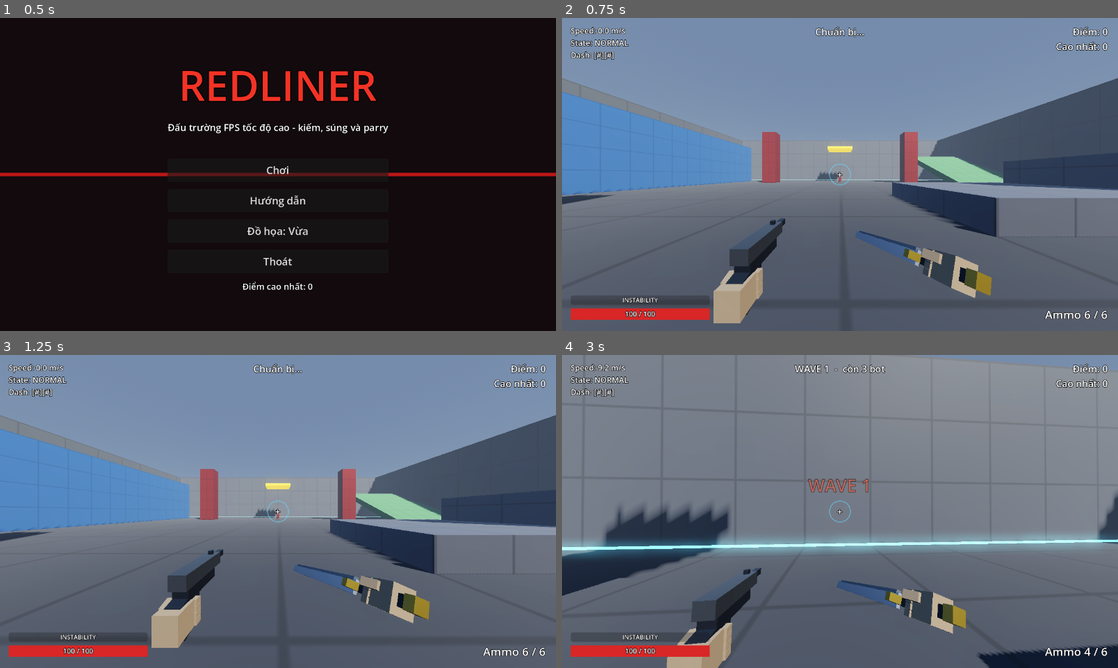
Above: before the commit, frames 1-4 (two rows, left to right).
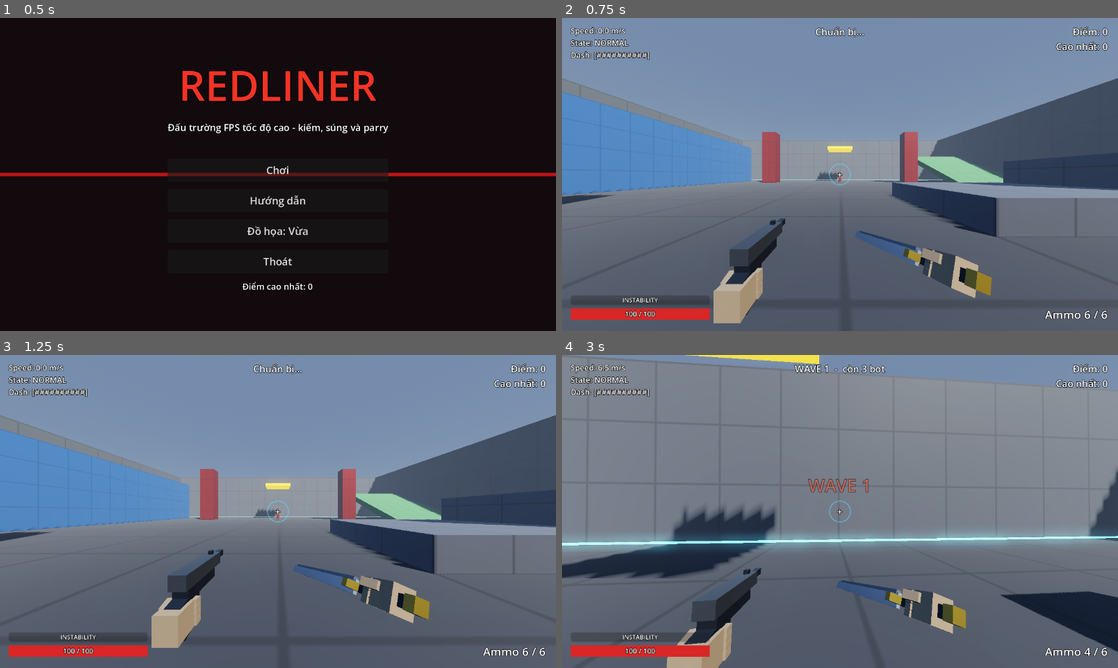
Above: after the commit, the same moments.

Repository: halo07-pixel/redliner
Game: Godot game, scene res://scenes/menu.tscn
Same seed, same stepped clock (60 frames per second), same inputs: the game is played once before the commit and once after it.
Inputs (mouse positions are in pixels of both pictures, inside the frame that each line leads up to):
- Up to frame 1 (0.5 s): no input
- Up to frame 2 (0.75 s): click "Chơi" at 0.5 s
- Up to frame 3 (1.25 s): no input
- Up to frame 4 (3 s): move the mouse to (867, 511) at 1.27 s; hold Right mouse button (grapple) 1.28-2.03 s; hold W (move_forward) from 1.28 s (still down); tap Shift (dash) at 1.35 s; click (867, 511) at 1.42 s; tap Space (jump) at 1.52, 1.82, 2.27, 2.57 s; move the mouse to (812, 511) at 2.02 s; right-click (812, 511) at 2.1 s; tap E (shoot) at 2.3 s; move the mouse to (851, 505) at 2.77 s; hold E (shoot) from 2.78 s (still down)

Frame 1 is identical in both runs. In frame 2, 0.2% of the frame differs, in the area x 7-16%, y 10-14%; in frame 3, 0.2%; in frame 4, 12%, in the area x 0-100%, y 0-100%.

Commit message:
feat(m9): slide boost/hop, stamina dash, grapple redirect, ground slam, recoil movement
Co-Authored-By: Claude Sonnet 5.5 <noreply@anthropic.com>
Claude-Session: https://claude.ai/code/session_011ynLRm6gcKnw9wzzKe29Zc

Diff:
--- a/scripts/global.gd
+++ b/scripts/global.gd
@@ -225,13 +225,19 @@
 	# --- Slide ---
 	"slide_min_speed": 6.0,  # phải chạy nhanh hơn mức này mới trượt được
 	"slide_boost": 4.0,      # cú đẩy khi bắt đầu trượt (m/s)
+	"slide_boost_cooldown": 1.0, # giây tối thiểu giữa 2 cú đẩy (chống spam trượt)
+	"slide_hop_boost": 2.5,  # nhảy ngay lúc đang trượt: cộng thêm tốc độ ngang (m/s)
+	"slide_hop_max_speed": 26.0, # slide hop không cộng nếu đã nhanh hơn mức này
 	"slide_friction": 0.2,   # ma sát rất nhỏ khi trượt (tỉ lệ theo tốc độ, 1/giây)
 	"slide_end_speed": 2.5,  # chậm hơn mức này thì tự đứng dậy
 	"slide_steer": 5.0,      # khả năng bẻ hướng khi trượt
 	# --- Dash ---
 	"dash_impulse": 18.0,    # m/s cộng thêm vào vận tốc hiện tại
-	"dash_max_charges": 2,
-	"dash_recharge": 1.5,    # giây hồi 1 lần dash
+	"dash_stamina_max": 100.0, # dash dùng thanh stamina; 1 charge hiển thị = dash_cost stamina
+	"dash_cost": 50.0,
+	"dash_max_charges": 2,   # = dash_stamina_max / dash_cost (dùng cho HUD)
+	"dash_regen": 50.0,      # stamina/giây
+	"dash_regen_delay": 0.25, # giây sau mỗi cú dash thanh mới bắt đầu hồi
 	"dash_cooldown": 0.25,   # giây tối thiểu giữa 2 lần dash
 	# --- Wallrun ---
 	"wall_ray": 1.0,         # tầm dò tường hai bên (m)
@@ -250,6 +256,21 @@
 	"grapple_stop_dist": 2.5,    # tới gần điểm móc thì thả
 	"grapple_max_time": 3.0,
 	"grapple_cooldown": 0.5,
+	"grapple_redirect_blend": 0.7, # nhả móc: tỉ lệ vận tốc được xoay theo hướng nhìn (giữ nguyên độ lớn)
+	"grapple_release_boost": 3.0,  # + m/s dọc hướng nhìn khi nhả móc (redirect)
+	# --- Ground slam ---
+	"slam_min_height": 2.0,  # phải cách mặt đất ít nhất chừng này mới slam được
+	"slam_speed": 42.0,      # tốc độ lao xuống
+	"slam_radius": 5.0,
+	"slam_damage": 25.0,
+	"slam_stagger": 1.0,     # giây địch bị choáng
+	"slam_bounce": 0.25,     # tỉ lệ vận tốc rơi chuyển thành nảy lên
+	"slam_bounce_max": 11.0,
+	"slam_cooldown": 1.0,
+	"slam_air_steer": 2.0,
+	# --- Recoil movement ---
+	"recoil_impulse": 6.0,   # bắn trên không đẩy ngược hướng nòng (m/s)
+	"recoil_max_speed": 30.0, # không cộng nếu đã nhanh hơn mức này
 }
 
 
@@ -319,6 +340,7 @@
 	_add_key("jump", KEY_SPACE)
 	_add_key("slide", KEY_CTRL)
 	_add_key("dash", KEY_SHIFT)
+	_add_key("slam", KEY_C)
 	_add_mouse("grapple", MOUSE_BUTTON_RIGHT)
 	_add_mouse("attack", MOUSE_BUTTON_LEFT)
 	_add_key("shoot", KEY_E)
--- a/scripts/hud.gd
+++ b/scripts/hud.gd
@@ -167,7 +167,7 @@
 	set_wave(0, 0)
 	set_speed(0.0)
 	set_state("NORMAL")
-	set_dash(2, 2)
+	set_stamina(100.0, 100.0)
 	set_health(100.0, 100.0)
 	set_ammo(6, 6)
 
@@ -178,6 +178,12 @@
 
 func set_state(state_name: String) -> void:
 	_state_label.text = "State: %s" % state_name
+
+
+## Thanh stamina dash (10 ô); mỗi dash tốn dash_cost, hồi dần sau độ trễ ngắn.
+func set_stamina(value: float, maximum: float) -> void:
+	var n: int = int(round(10.0 * value / maximum))
+	_dash_label.text = "Dash: [" + "#".repeat(n) + "-".repeat(10 - n) + "]"
 
 
 func set_dash(charges: int, max_charges: int) -> void:
--- a/scripts/main.gd
+++ b/scripts/main.gd
@@ -35,7 +35,8 @@
 	player.speed_changed.connect(hud.set_speed)
 	player.state_changed.connect(hud.set_state)
 	player.state_changed.connect(_on_state_changed)
-	player.dash_charges_changed.connect(hud.set_dash)
+	player.stamina_changed.connect(hud.set_stamina)
+	player.slammed.connect(_on_slammed)
 	player.dash_charges_changed.connect(_on_dash_charges)
 
 	# --- Chiến đấu -> HUD / âm thanh / hiệu ứng
@@ -184,6 +185,12 @@
 	Global.hitstop(0.08)
 
 
+func _on_slammed(pos: Vector3, _radius: float) -> void:
+	Sfx.play("clash")
+	Fx.sparks(self, pos + Vector3(0.0, 0.2, 0.0), Color(1.0, 0.7, 0.3))
+	Global.hitstop(0.06)
+
+
 func _on_destabilized(active: bool) -> void:
 	hud.set_destabilized(active)
 	if active:
--- a/scripts/menu.gd
+++ b/scripts/menu.gd
@@ -64,7 +64,8 @@
 		"Ctrl  -  trượt (chạy nhanh + Ctrl; xuống dốc càng nhanh)",
 		"Shift  -  dash (2 lần, tự hồi)",
 		"Chạy sát tường khi đang trên không  -  bám tường (Space để bật ra)",
-		"Chuột phải  -  móc (grapple) vào bề mặt, giữ để kéo",
+		"Chuột phải  -  móc (grapple) vào bề mặt, giữ để kéo; nhả ra để bẻ hướng theo ống ngắm",
+		"C (trên không)  -  GROUND SLAM: lao xuống, chạm đất gây sốc và nảy lên;  bắn trên không đẩy lùi bạn",
 		"Chuột trái  -  chém kiếm        E  -  bắn súng        R  -  nạp đạn",
 		"F  -  PARRY: đúng lúc thì phản đạn về người bắn, đòn kiếm làm địch choáng",
 		"Hai kiếm chạm nhau  -  CLASH: cả hai bị đẩy lùi",
--- a/scripts/player.gd
+++ b/scripts/player.gd
@@ -6,11 +6,13 @@
 signal speed_changed(speed: float)
 signal state_changed(state_name: String)
 signal dash_charges_changed(charges: int, max_charges: int)
+signal stamina_changed(value: float, maximum: float)
+signal slammed(position: Vector3, radius: float)
 signal grapple_started(point: Vector3)
 signal grapple_ended
 signal died
 
-enum State { NORMAL, SLIDE, WALLRUN, GRAPPLE }
+enum State { NORMAL, SLIDE, WALLRUN, GRAPPLE, SLAM }
 const BODY_LAYER: int = 2 # render layer 2 (bit thứ hai): thân người chơi
 
 const STAND_HEIGHT: float = 1.8
@@ -23,16 +25,27 @@
 var want_slide: bool = false
 var want_dash: bool = false     # xung 1 lần, được tiêu thụ khi dash
 var want_grapple: bool = false  # giữ
+var want_slam: bool = false     # xung 1 lần, được tiêu thụ khi slam
 var use_input: bool = true
 
 var state: State = State.NORMAL
 var dead: bool = false
-var dash_charges: int = 0
+var dash_stamina: float = 0.0
+## Số charge dash hiển thị = stamina / dash_cost (gán trực tiếp được: đặt stamina tương ứng).
+var dash_charges: int:
+	get:
+		return int(floor(dash_stamina / float(Global.PLAYER["dash_cost"]) + 0.0001))
+	set(v):
+		dash_stamina = float(v) * float(Global.PLAYER["dash_cost"])
 
 var _pitch: float = 0.0
 var _last_speed: float = -1.0
 var _dash_cd: float = 0.0
-var _dash_recharge_t: float = 0.0
+var _regen_delay_t: float = 0.0
+var _last_charges: int = -1
+var _slide_boost_cd: float = 0.0
+var _slam_cd: float = 0.0
+var _slam_start_y: float = 0.0
 var _wall_lockout: float = 0.0
 var _wall_time: float = 0.0
 var _wall_normal: Vector3 = Vector3.ZERO
@@ -97,6 +110,7 @@
 	parry.parried.connect(func(_h): instability.lose(Global.INSTABILITY["parry_relief"]))
 	melee.hit_landed.connect(func(_hb, landed): if landed: instability.lose(Global.INSTABILITY["hit_relief"]))
 	instability.destabilized_changed.connect(_on_destabilized)
+	combat.shot_fired.connect(_on_shot_recoil)
 
 
 func _unhandled_input(event: InputEvent) -> void:
@@ -131,6 +145,8 @@
 	want_grapple = Input.is_action_pressed("grapple")
 	if Input.is_action_just_pressed("dash"):
 		want_dash = true
+	if Input.is_action_just_pressed("slam"):
+		want_slam = true
 	combat.want_attack = Input.is_action_pressed("attack")
 	combat.want_shoot = Input.is_action_pressed("shoot")
 	if Input.is_action_just_pressed("parry"):
@@ -143,6 +159,7 @@
 		want_slide = false
 		want_grapple = false
 		want_dash = false
+		want_slam = false
 		combat.want_attack = false
 		combat.want_shoot = false
 		combat.want_parry = false
@@ -171,8 +188,8 @@
 	parry.locked = active
 	if active:
 		melee.stagger(float(Global.INSTABILITY["destabilized_time"]))
-		dash_charges = 0
-		dash_charges_changed.emit(dash_charges, Global.PLAYER["dash_max_charges"])
+		dash_stamina = 0.0
+		_emit_dash()
 		_shake = maxf(_shake, 0.1)
 
 
@@ -197,6 +214,7 @@
 	_tick_timers(delta)
 	_try_dash()
 	_try_start_grapple()
+	_try_slam()
 
 	match state:
 		State.NORMAL:
@@ -207,8 +225,12 @@
 			_move_wallrun(delta)
 		State.GRAPPLE:
 			_move_grapple(delta)
+		State.SLAM:
+			_move_slam(delta)
 
 	move_and_slide()
+	if state == State.SLAM and is_on_floor():
+		_land_slam()
 	_animate_body(delta)
 
 	if not dead:
@@ -255,19 +277,26 @@
 	_dash_cd = maxf(_dash_cd - delta, 0.0)
 	_wall_lockout = maxf(_wall_lockout - delta, 0.0)
 	_grapple_cd = maxf(_grapple_cd - delta, 0.0)
-	var max_c: int = Global.PLAYER["dash_max_charges"]
-	if dash_charges < max_c and not instability.destabilized:
-		_dash_recharge_t -= delta
-		if _dash_recharge_t <= 0.0:
-			dash_charges += 1
-			_dash_recharge_t = Global.PLAYER["dash_recharge"]
-			dash_charges_changed.emit(dash_charges, max_c)
+	_slide_boost_cd = maxf(_slide_boost_cd - delta, 0.0)
+	_slam_cd = maxf(_slam_cd - delta, 0.0)
+	var cfg: Dictionary = Global.PLAYER
+	_regen_delay_t = maxf(_regen_delay_t - delta, 0.0)
+	if dash_stamina < float(cfg["dash_stamina_max"]) and _regen_delay_t <= 0.0 and not instability.destabilized:
+		dash_stamina = minf(dash_stamina + float(cfg["dash_regen"]) * delta, float(cfg["dash_stamina_max"]))
+		_emit_dash()
+
+
+func _emit_dash() -> void:
+	stamina_changed.emit(dash_stamina, Global.PLAYER["dash_stamina_max"])
+	if dash_charges != _last_charges:
+		_last_charges = dash_charges
+		dash_charges_changed.emit(dash_charges, Global.PLAYER["dash_max_charges"])
 
 
 func _try_dash() -> void:
 	var wants: bool = want_dash
 	want_dash = false # xung 1 lần
-	if not wants or dash_charges <= 0 or _dash_cd > 0.0:
+	if not wants or dash_stamina < float(Global.PLAYER["dash_cost"]) or _dash_cd > 0.0:
 		return
 	var dir: Vector3 = _wish_dir()
 	if dir == Vector3.ZERO:
@@ -278,14 +307,12 @@
 	var imp: float = Global.PLAYER["dash_impulse"]
 	velocity.x += dir.x * imp
 	velocity.z += dir.z * imp
-	var max_c: int = Global.PLAYER["dash_max_charges"]
-	if dash_charges == max_c:
-		_dash_recharge_t = Global.PLAYER["dash_recharge"]
-	dash_charges -= 1
+	dash_stamina -= float(Global.PLAYER["dash_cost"])
+	_regen_delay_t = Global.PLAYER["dash_regen_delay"]
 	_dash_cd = Global.PLAYER["dash_cooldown"]
 	_shake = maxf(_shake, 0.02)
 	_dash_anim_t = float(Global.ANIM["dash_time"])
-	dash_charges_changed.emit(dash_charges, max_c)
+	_emit_dash()
 
 
 # ------------------------------------------------------------------ NORMAL
@@ -354,7 +381,9 @@
 func _enter_slide() -> void:
 	var cfg: Dictionary = Global.PLAYER
 	var dir := Vector3(velocity.x, 0.0, velocity.z).normalized()
-	velocity += dir * float(cfg["slide_boost"])
+	if _slide_boost_cd <= 0.0:
+		velocity += dir * float(cfg["slide_boost"])
+		_slide_boost_cd = cfg["slide_boost_cooldown"]
 	_set_crouch(true)
 	_set_state(State.SLIDE)
 
@@ -377,6 +406,10 @@
 
 	if want_jump and _can_stand():
 		velocity.y = cfg["jump_velocity"]
+		# Slide hop: nhảy ngay khi đang trượt giữ trọn động lượng và được cộng thêm một chút.
+		if horizontal_speed() < float(cfg["slide_hop_max_speed"]):
+			var hop_dir := Vector3(velocity.x, 0.0, velocity.z).normalized()
+			velocity += hop_dir * float(cfg["slide_hop_boost"])
 		_exit_slide()
 		return
 
@@ -494,7 +527,11 @@
 	_grapple_time += delta
 	var to: Vector3 = _grapple_point - head.global_position
 	var dist: float = to.length()
-	if not want_grapple or dist < float(cfg["grapple_stop_dist"]) or _grapple_time > float(cfg["grapple_max_time"]):
+	if not want_grapple:
+		_release_redirect() # tự nhả: xoay vận tốc theo hướng nhìn thay vì giữ nguyên hướng kéo
+		_end_grapple()
+		return
+	if dist < float(cfg["grapple_stop_dist"]) or _grapple_time > float(cfg["grapple_max_time"]):
 		_end_grapple() # thả ra: giữ nguyên quán tính hiện tại
 		return
 	var dir: Vector3 = to / dist
@@ -505,3 +542,77 @@
 		velocity += dir * pull * delta
 	velocity.y -= float(cfg["gravity"]) * 0.4 * delta
 	_accelerate(_wish_dir(), cfg["walk_speed"], cfg["air_accel"], delta)
+
+
+## Nhả móc chủ động: xoay vận tốc về hướng nhìn (giữ độ lớn) + cộng một chút dọc hướng nhìn.
+func _release_redirect() -> void:
+	var cfg: Dictionary = Global.PLAYER
+	var speed: float = velocity.length()
+	if speed < 8.0:
+		return
+	var look: Vector3 = -head.global_transform.basis.z
+	var blended: Vector3 = velocity.lerp(look * speed, float(cfg["grapple_redirect_blend"]))
+	velocity = blended.normalized() * speed + look * float(cfg["grapple_release_boost"])
+
+
+# ------------------------------------------------------------------ SLAM
+
+func _height_above_ground() -> float:
+	var q := PhysicsRayQueryParameters3D.create(global_position, global_position + Vector3.DOWN * 60.0, Global.L_WORLD)
+	q.exclude = [get_rid()]
+	var hit: Dictionary = get_world_3d().direct_space_state.intersect_ray(q)
+	return 999.0 if hit.is_empty() else global_position.y - hit["position"].y
+
+
+func _try_slam() -> void:
+	var wants: bool = want_slam
+	want_slam = false # xung 1 lần
+	if not wants or dead or _slam_cd > 0.0 or is_on_floor() or state == State.SLAM or state == State.WALLRUN:
+		return
+	if _height_above_ground() < float(Global.PLAYER["slam_min_height"]):
+		return
+	if state == State.GRAPPLE:
+		_end_grapple()
+	if state == State.SLIDE:
+		_exit_slide()
+	_slam_start_y = global_position.y
+	_set_state(State.SLAM)
+
+
+func _move_slam(delta: float) -> void:
+	var cfg: Dictionary = Global.PLAYER
+	velocity.y = -float(cfg["slam_speed"])
+	velocity.x = move_toward(velocity.x, 0.0, 30.0 * delta)
+	velocity.z = move_toward(velocity.z, 0.0, 30.0 * delta)
+	_accelerate(_wish_dir(), cfg["slam_air_steer"], cfg["air_accel"], delta)
+
+
+## Chạm đất: sóng xung kích gây sát thương + choáng bot gần đó, người chơi nảy lên theo độ cao rơi.
+func _land_slam() -> void:
+	var cfg: Dictionary = Global.PLAYER
+	var fallen: float = _slam_start_y - global_position.y
+	var radius: float = cfg["slam_radius"]
+	for b in get_tree().get_nodes_in_group("bots"):
+		if b.dead:
+			continue
+		var to: Vector3 = b.global_position - global_position
+		if to.length() > radius:
+			continue
+		var dir: Vector3 = to.normalized() if to.length() > 0.01 else Vector3.FORWARD
+		b.hurtbox.take_hit({"damage": float(cfg["slam_damage"]), "kind": "slam", "source": self, "direction": dir})
+		b.melee.stagger(float(cfg["slam_stagger"]))
+	velocity.y = minf(float(cfg["slam_speed"]) * float(cfg["slam_bounce"]) + fallen * 0.1, float(cfg["slam_bounce_max"]))
+	_slam_cd = cfg["slam_cooldown"]
+	_shake = maxf(_shake, 0.08)
+	_set_state(State.NORMAL)
+	slammed.emit(global_position, radius)
+
+
+## Recoil movement: bắn khi đang trên không đẩy người chơi ngược hướng nòng.
+func _on_shot_recoil(from: Vector3, to: Vector3) -> void:
+	if is_on_floor() or state == State.SLAM:
+		return
+	if velocity.length() > float(Global.PLAYER["recoil_max_speed"]):
+		return
+	var dir: Vector3 = (to - from).normalized()
+	velocity -= dir * float(Global.PLAYER["recoil_impulse"])
--- /dev/null
+++ b/tools/screenshots/shoot_m9.gd
@@ -0,0 +1,53 @@
+extends SceneTree
+## Chụp HUD stamina dash và cú ground slam (cần cửa sổ, ví dụ dưới Xvfb):
+##   xvfb-run -a -s "-screen 0 1280x720x24" godot --path . -s tools/screenshots/shoot_m9.gd -- docs/screenshots
+
+var out_dir: String = "docs/screenshots"
+
+
+func _frames(n: int) -> void:
+	for i in n:
+		await physics_frame
+
+
+func _shot(shot_name: String) -> void:
+	await process_frame
+	await RenderingServer.frame_post_draw
+	root.get_viewport().get_texture().get_image().save_png("%s/%s.png" % [out_dir, shot_name])
+	print("saved ", shot_name)
+
+
+func _initialize() -> void:
+	_run()
+
+
+func _run() -> void:
+	var args := OS.get_cmdline_user_args()
+	if args.size() > 0:
+		out_dir = args[0]
+	DirAccess.make_dir_recursive_absolute(out_dir)
+	await process_frame
+	var main = load("res://scenes/main.tscn").instantiate()
+	main.autostart_waves = false
+	root.add_child(main)
+	await _frames(5)
+	var player = main.player
+	player.use_input = false
+	player.global_position = Vector3(0.0, 0.1, 18.0)
+	main.waves.wave = 2
+	main.waves._next_wave()
+	await _frames(40)
+	player.velocity = Vector3(0, 0, -8)
+	player.want_dash = true
+	await _frames(8)
+	await _shot("m9_1_stamina_dash")
+	player.global_position = Vector3(0.0, 9.0, 12.0)
+	player.velocity = Vector3.ZERO
+	player.head.rotation.x = deg_to_rad(-35.0)
+	await _frames(3)
+	player.want_slam = true
+	await _frames(6)
+	await _shot("m9_2_ground_slam_roi")
+	await _frames(20)
+	await _shot("m9_3_ground_slam_cham_dat")
+	quit()
--- /dev/null
+++ b/tools/tests/test_m9_movement.gd
@@ -0,0 +1,188 @@
+extends SceneTree
+## Test headless M9: slide boost/hop, stamina dash, grapple redirect, ground slam, recoil.
+##   timeout 180 godot --headless --path . -s tools/tests/test_m9_movement.gd
+
+var failures: int = 0
+var player
+var world: Node3D
+
+
+func _check(cond: bool, msg: String) -> void:
+	if cond:
+		print("  PASS  ", msg)
+	else:
+		failures += 1
+		printerr("  FAIL  ", msg)
+
+
+func _frames(n: int) -> void:
+	for i in n:
+		await physics_frame
+
+
+func _box(size: Vector3, pos: Vector3, rot := Vector3.ZERO) -> void:
+	var b := StaticBody3D.new()
+	b.collision_layer = Global.L_WORLD
+	b.position = pos
+	b.rotation_degrees = rot
+	var c := CollisionShape3D.new()
+	var s := BoxShape3D.new()
+	s.size = size
+	c.shape = s
+	b.add_child(c)
+	world.add_child(b)
+
+
+func _reset(pos: Vector3, vel := Vector3.ZERO) -> void:
+	player.queue_free()
+	await process_frame
+	player = load("res://scenes/player.tscn").instantiate()
+	player.use_input = false
+	root.add_child(player)
+	player.global_position = pos
+	await _frames(3)
+	player.velocity = vel
+
+
+func _initialize() -> void:
+	_run()
+
+
+func _run() -> void:
+	await process_frame
+	world = Node3D.new()
+	root.add_child(world)
+	_box(Vector3(200, 1, 200), Vector3(0, -0.5, 0))                 # sàn
+	_box(Vector3(1, 12, 40), Vector3(-5, 6, -20))                   # tường chạy (mặt x=-4.5)
+	_box(Vector3(30, 20, 1), Vector3(0, 10, -80))                   # tường để móc
+	_box(Vector3(10, 1, 30), Vector3(40, 3, -10), Vector3(20, 0, 0)) # dốc 20°
+	player = load("res://scenes/player.tscn").instantiate()
+	player.use_input = false
+	root.add_child(player)
+	player.global_position = Vector3(0, 0.1, 0)
+	await _frames(10)
+
+	var C: Dictionary = Global.PLAYER
+
+	# ---------------- SLIDE BOOST có cooldown + SLIDE HOP
+	print("[slide boost / slide hop]")
+	player.velocity = Vector3(0, 0, -10)
+	player.want_slide = true
+	await _frames(1)
+	var v_after: float = player.horizontal_speed()
+	_check(v_after >= 10.0 + float(C["slide_boost"]) - 0.6, "vào slide được cộng boost (%.1f m/s)" % v_after)
+	player.want_slide = false
+	await _frames(3)
+	player.velocity = Vector3(0, 0, -10)
+	player.want_slide = true # ngay sau đó: boost còn cooldown
+	await _frames(1)
+	_check(player.horizontal_speed() < 10.5, "slide lại ngay: không được boost (%.1f m/s)" % player.horizontal_speed())
+	player.want_slide = false
+	await _frames(150)
+	player.velocity = Vector3(0, 0, -14)
+	player.want_slide = true
+	await _frames(3)
+	var sp_slide: float = player.horizontal_speed()
+	player.want_jump = true
+	await _frames(2)
+	player.want_jump = false
+	player.want_slide = false
+	_check(not player.is_on_floor() and player.horizontal_speed() > sp_slide - 1.0 + float(C["slide_hop_boost"]) * 0.6, "slide hop: nhảy khi trượt giữ + cộng tốc độ (%.1f -> %.1f)" % [sp_slide, player.horizontal_speed()])
+
+	# ---------------- STAMINA DASH
+	print("[stamina dash]")
+	await _reset(Vector3(0, 0.1, 0), Vector3.ZERO)
+	_check(is_equal_approx(player.dash_stamina, float(C["dash_stamina_max"])) and player.dash_charges == 2, "bắt đầu đầy stamina (2 charge)")
+	var changes: Array = []
+	player.stamina_changed.connect(func(v, _m): changes.append(v))
+	player.want_dash = true
+	await _frames(1)
+	_check(is_equal_approx(player.dash_stamina, float(C["dash_stamina_max"]) - float(C["dash_cost"])), "dash tốn %.0f stamina" % float(C["dash_cost"]))
+	var after_dash: float = player.dash_stamina
+	await _frames(10) # < regen_delay 0.25s ≈ 15 frame
+	_check(is_equal_approx(player.dash_stamina, after_dash), "ngay sau dash: stamina chưa hồi (độ trễ)")
+	await _frames(20)
+	_check(player.dash_stamina > after_dash + 3.0, "sau độ trễ stamina hồi dần (%.1f)" % player.dash_stamina)
+	_check(changes.size() > 0, "phát signal stamina_changed")
+	player.dash_stamina = 30.0
+	player.want_dash = true
+	await _frames(2)
+	_check(is_equal_approx(player.dash_stamina, 30.0) or player.dash_stamina > 30.0, "không đủ stamina thì không dash")
+	player.dash_stamina = float(C["dash_stamina_max"])
+	player.instability.add(500.0)
+	await _frames(2)
+	_check(player.dash_stamina == 0.0, "Destabilized: stamina dash về 0")
+	await _frames(30)
+	_check(player.dash_stamina == 0.0, "Destabilized: stamina không hồi")
+	player.instability.reset()
+
+	# ---------------- GRAPPLE REDIRECT
+	print("[grapple redirect]")
+	await _reset(Vector3(0, 0.1, -40), Vector3.ZERO)
+	player.rotation.y = 0.0
+	player.head.rotation.x = deg_to_rad(10.0)
+	player.want_grapple = true
+	await _frames(40)
+	_check(player.state == player.State.GRAPPLE and player.velocity.length() > 10.0, "đang móc và được kéo (%.1f m/s)" % player.velocity.length())
+	# xoay ống ngắm sang phải 90° rồi nhả: vận tốc phải bẻ theo hướng nhìn mới
+	player.rotation.y = -PI * 0.5
+	var spd: float = player.velocity.length()
+	var before_dot: float = player.velocity.normalized().dot(-player.global_transform.basis.z)
+	player.want_grapple = false
+	await _frames(1)
+	var after_dot: float = player.velocity.normalized().dot(-player.global_transform.basis.z)
+	_check(after_dot > before_dot + 0.3, "nhả móc: vận tốc bẻ theo hướng nhìn (cos %.2f -> %.2f)" % [before_dot, after_dot])
+	_check(player.velocity.length() >= spd - 0.5, "redirect giữ (hoặc tăng) độ lớn vận tốc (%.1f -> %.1f)" % [spd, player.velocity.length()])
+	player.head.rotation.x = 0.0
+
+	# ---------------- GROUND SLAM
+	print("[ground slam]")
+	await _reset(Vector3(0, 0.1, 0), Vector3.ZERO)
+	player.want_slam = true
+	await _frames(2)
+	_check(player.state == player.State.NORMAL, "đứng trên đất: không slam được")
+	var bot = load("res://scripts/bot.gd").new()
+	bot.setup("swordsman", 1)
+	world.add_child(bot)
+	bot.global_position = Vector3(3, 0.1, 0)
+	bot.set_physics_process(false)
+	var hp0: float = bot.hurtbox.health
+	var slams: Array = []
+	player.slammed.connect(func(p, r): slams.append(r))
+	player.global_position = Vector3(0, 8.0, 0)
+	player.velocity = Vector3.ZERO
+	await _frames(3)
+	player.want_slam = true
+	await _frames(2)
+	_check(player.state == player.State.SLAM, "trên không cao: nhấn C -> SLAM")
+	_check(player.velocity.y <= -float(C["slam_speed"]) + 1.0, "lao xuống với %.0f m/s (%.1f)" % [float(C["slam_speed"]), player.velocity.y])
+	await _frames(40)
+	_check(slams.size() == 1 and player.state == player.State.NORMAL, "chạm đất: phát slammed và về NORMAL")
+	_check(bot.hurtbox.health < hp0, "bot trong bán kính bị sát thương (%.0f -> %.0f)" % [hp0, bot.hurtbox.health])
+	_check(bot.melee.is_staggered(), "bot bị choáng")
+	_check(player.velocity.y > 3.0 or not player.is_on_floor(), "người chơi nảy lên sau slam")
+	bot.queue_free()
+	player.global_position = Vector3(0, 8.0, 0)
+	await _frames(30)
+	player.want_slam = true
+	await _frames(2)
+	_check(player.state == player.State.SLAM or player.is_on_floor(), "slam cooldown không gây lỗi")
+
+	# ---------------- RECOIL
+	print("[recoil]")
+	await _reset(Vector3(0, 6.0, 0), Vector3.ZERO)
+	player.head.rotation.x = deg_to_rad(-60.0) # nhìn xuống
+	player.combat.want_shoot = true
+	await _frames(2)
+	player.combat.want_shoot = false
+	_check(player.velocity.y > 3.0, "bắn xuống khi ở trên không: bị đẩy lên (vy %.1f)" % player.velocity.y)
+	await _reset(Vector3(0, 0.1, 0), Vector3.ZERO)
+	await _frames(15) # đã đứng vững trên sàn
+	player.head.rotation.x = deg_to_rad(-60.0)
+	player.combat.want_shoot = true
+	await _frames(2)
+	player.combat.want_shoot = false
+	_check(player.velocity.y < 1.0, "bắn khi đứng đất: không recoil (vy %.1f)" % player.velocity.y)
+
+	print("FAILURES: ", failures)
+	quit(1 if failures > 0 else 0)
Not shown, added: docs/screenshots/m8_1_thanh_gan_day.png.import
Not shown, added: docs/screenshots/m8_2_mat_the.png.import
Binary file added: docs/screenshots/m9_1_stamina_dash.png
Binary file added: docs/screenshots/m9_2_ground_slam_roi.png
Binary file added: docs/screenshots/m9_3_ground_slam_cham_dat.png
Not shown, added: tools/screenshots/shoot_destabilized.gd.uid
Not shown, changed: docs/HANDOFF.md
